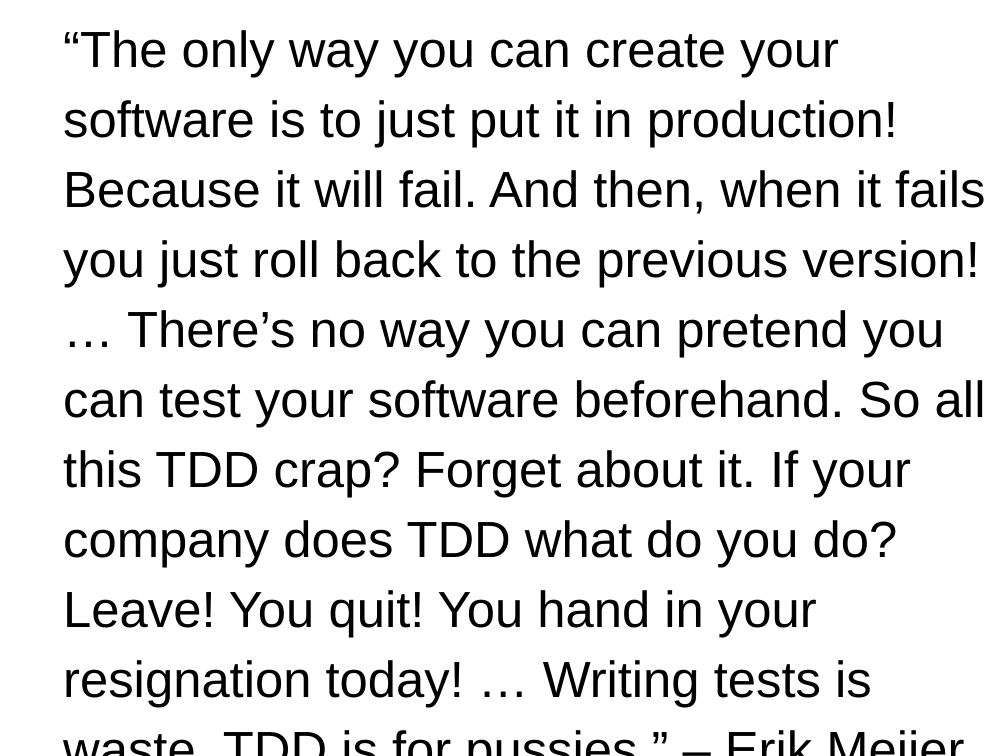
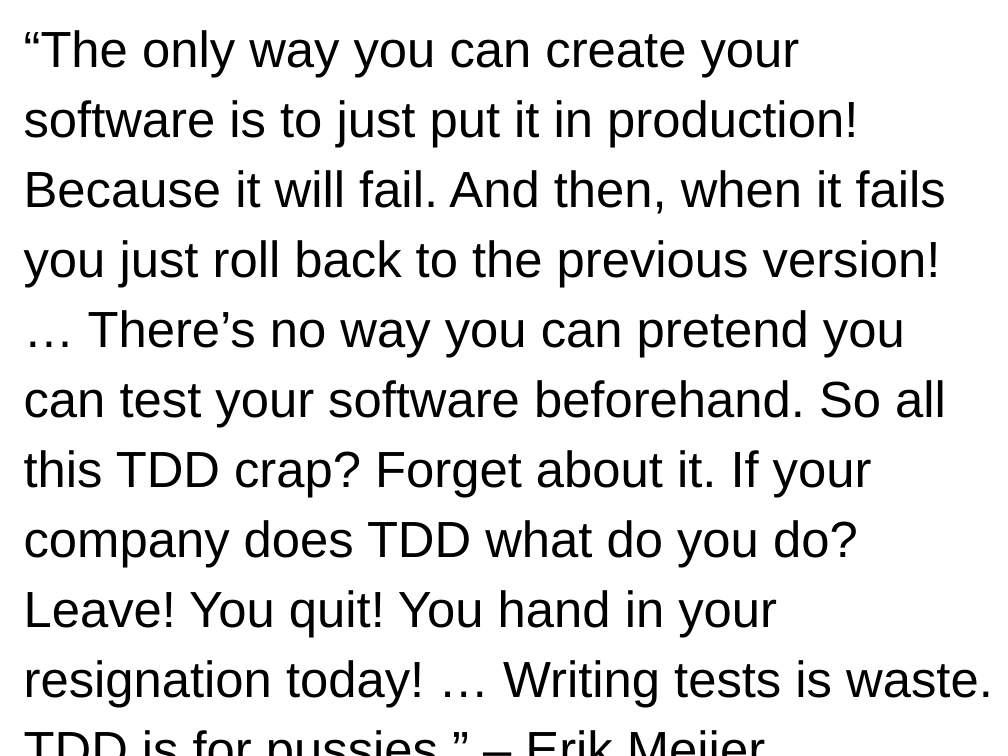
Before and after one commit to valignatev/tdd2017, a slide deck: slide 2 of tddsucks.odp. Drawn at 1008x756 pixels with LibreOffice and Linux fonts; fonts in the diff are those of the drawing. Boxes give left, top, right and bottom in pixels: in the first picture for what was removed or moved away, otherwise in the second. Text is boxed around its words. In the diff, an @@ line names an element or a change of style, - is before the commit and + after.

```diff
--- a/tddsucks.odp
+++ b/tddsucks.odp
@@ text "“The only way you can ..." rewrapped from [63, 30, 986, 708] to [24, 30, 993, 708] @@
```
Also in this commit, not shown: 1 slide added, 1 slide removed.
